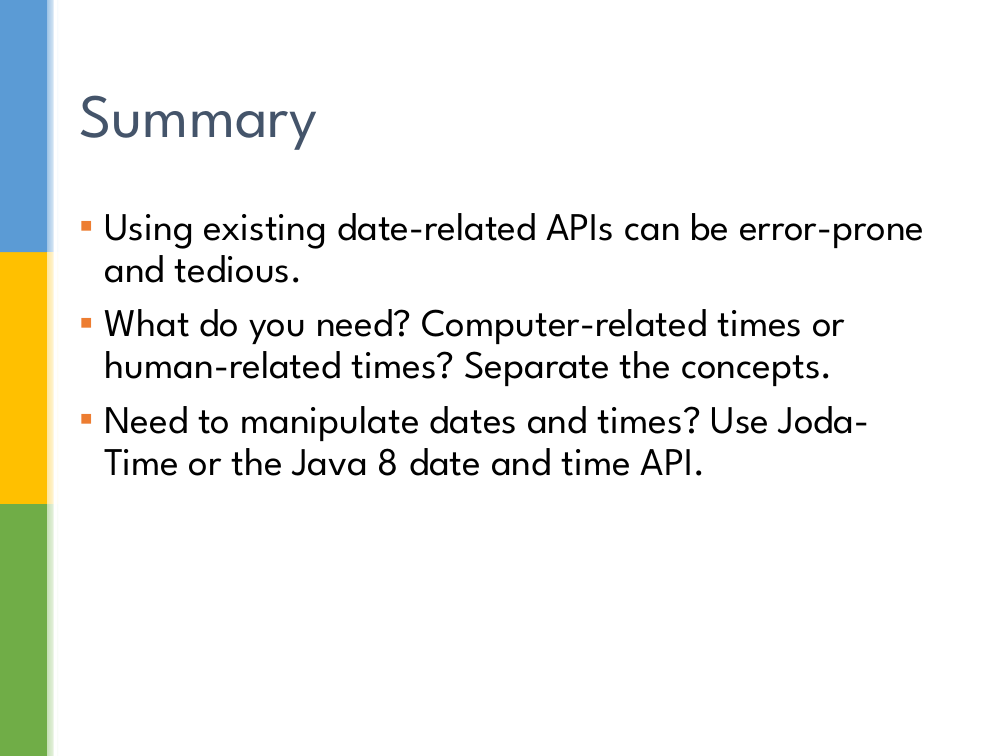
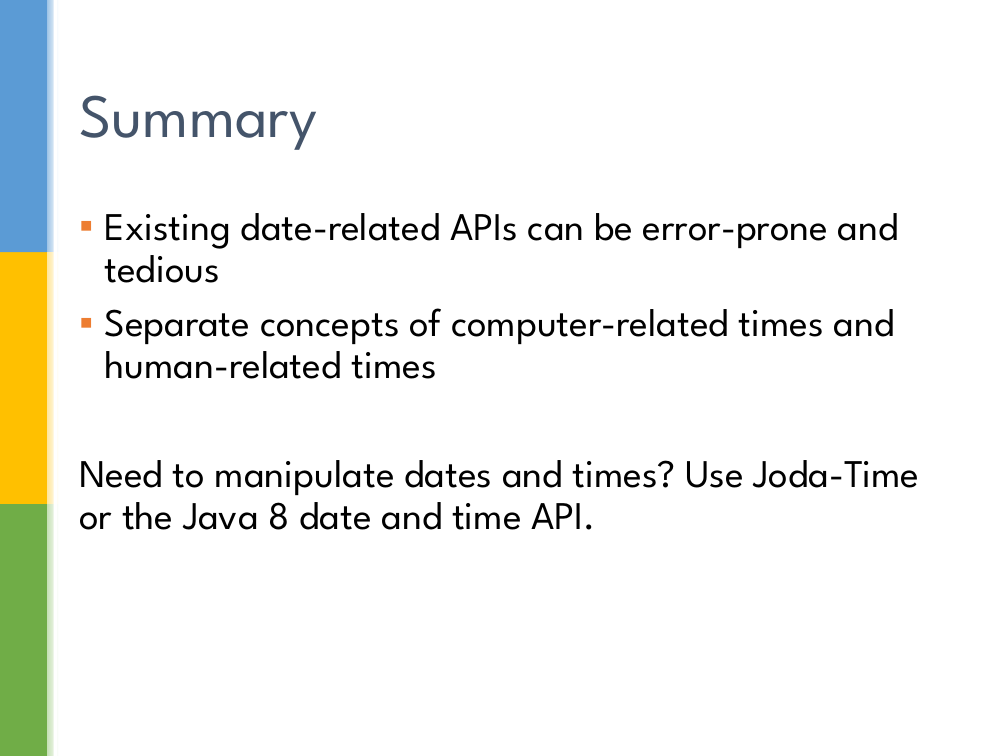
Before and after one commit to sualeh/make-a-date, a slide deck: slide 39 of Java 8 Date and Time API.pptx. Drawn at 1008x756 pixels with LibreOffice and Linux fonts; fonts in the diff are those of the drawing; background and template pictures are left out. Boxes give left, top, right and bottom in pixels: in the first picture for what was removed or moved away, otherwise in the second. Text is boxed around its words. In the diff, an @@ line names an element or a change of style, - is before the commit and + after.

```diff
--- a/Java 8 Date and Time API.pptx
+++ b/Java 8 Date and Time API.pptx
@@ text at bbox=[105, 213, 899, 379]: text changed @@
-▪ Using existing date-related APIs can be error-prone and tedious.
-▪ What do you need? Computer-related times or human-related times? Separate the concepts.
+▪ Existing date-related APIs can be error-prone and tedious
+▪ Separate concepts of computer-related times and human-related times
@@ text at bbox=[79, 460, 919, 530]: bullet ▪ to none @@
```
Also in this commit, not shown: 24 other slides changed, 1 slide added, 1 slide removed.
